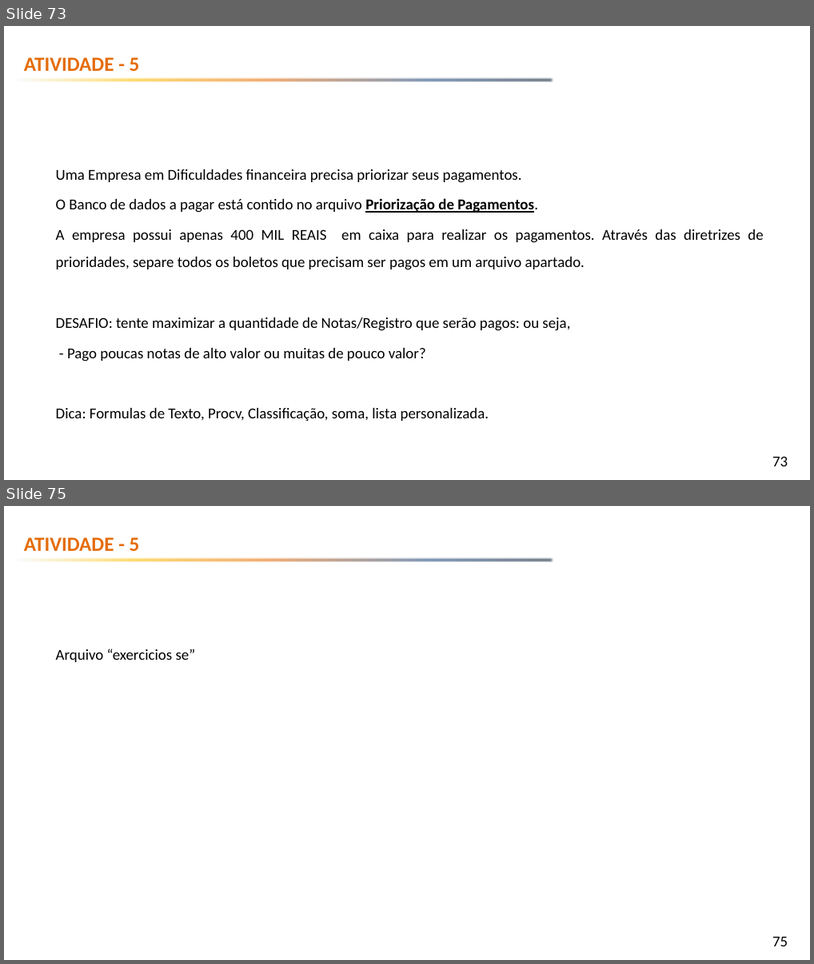
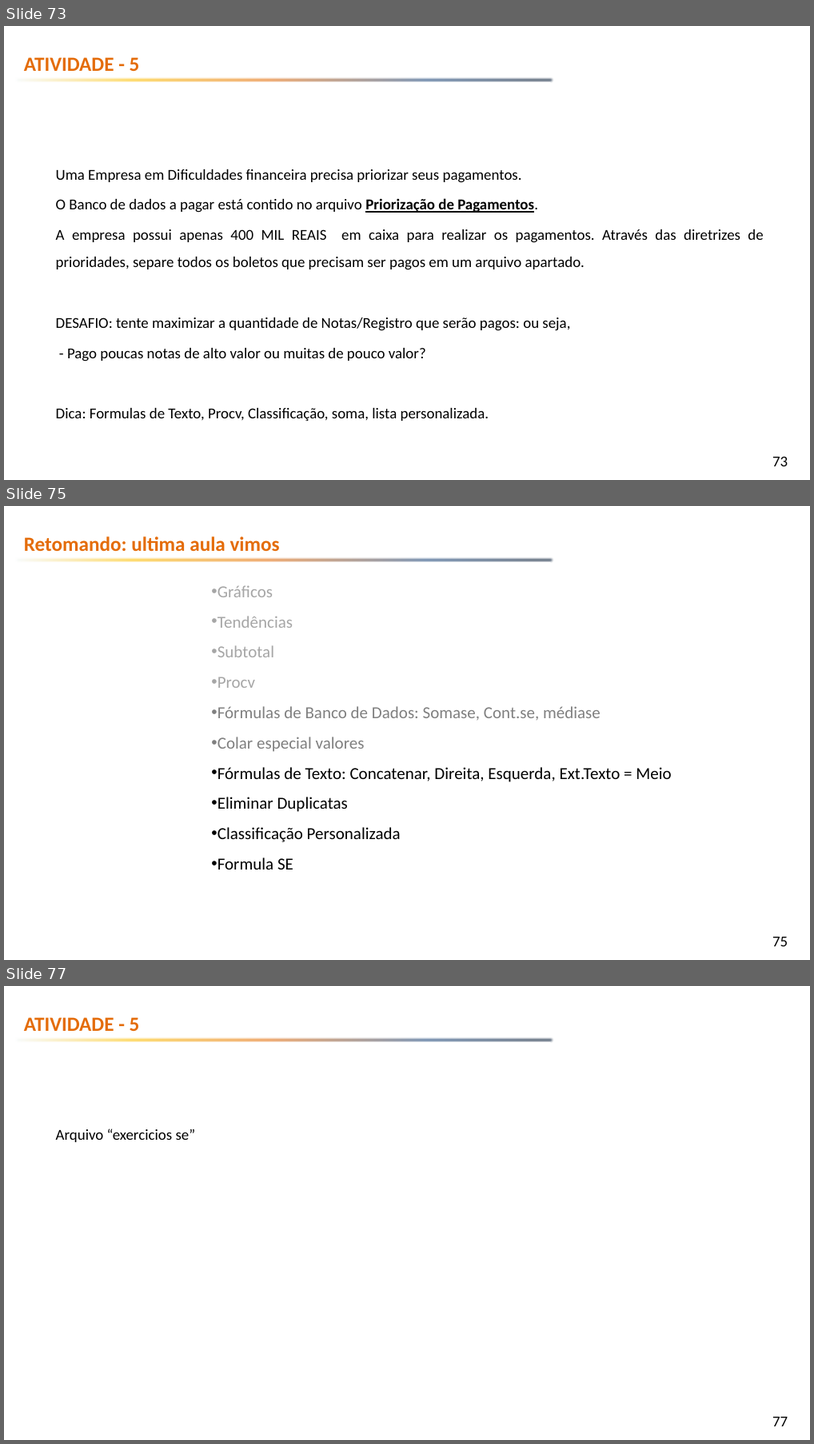
Before and after one commit to emerson-fenrir/Excel_Basico, a slide deck: Professor/Aula3.pptx. Shown one above the other, each under a label of ours: slides 73 and 75 before the commit, slides 73, 75 and 77 after it; the slides between them are not shown. The pictures are 814x964 and 814x1444 pixels, drawn with LibreOffice and Linux fonts; fonts in the diff are those of the drawing; background and template pictures are left out. Boxes give left, top, right and bottom in pixels: in the first picture for what was removed or moved away, otherwise in the second. Text is boxed around its words. In the diff, an @@ line names an element or a change of style, - is before the commit and + after.

Commit message:
Aula 16-12 pre aula

```diff
--- a/Professor/Aula3.pptx
+++ b/Professor/Aula3.pptx
@@ slide 75 added at bbox=[4, 506, 810, 960], background picture (left out); not listed: 2 template elements that a slide beside it also shows @@
@@ text added at bbox=[24, 536, 280, 552], 24 pt, text #E46C0A, bold @@
+Retomando: ultima aula vimos
@@ subtitle added at bbox=[218, 585, 671, 869], 20 pt, text #000000 @@
+• Gráficos
+• Tendências
+• Subtotal
+• Procv
+• Fórmulas de Banco de Dados: Somase, Cont.se, médiase
+• Colar especial valores
+• Fórmulas de Texto: Concatenar, Direita, Esquerda, Ext.Texto = Meio
+• Eliminar Duplicatas
+• Classificação Personalizada
+• Formula SE
@@ what was slide 75 is now slide 77 @@
@@ page number at bbox=[773, 1416, 788, 1426]: text changed @@
-75
+77
```
Also in this commit, not shown: 4 slides changed, 1 other slide added, 4 other files.
